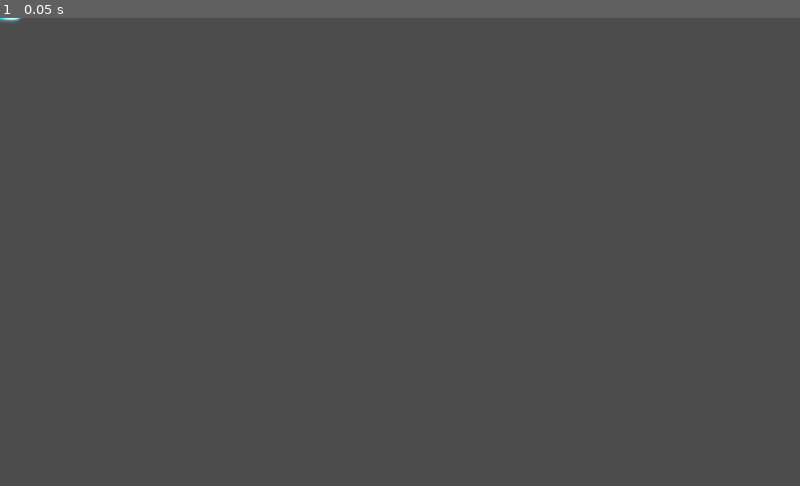
Above: before the commit, frame 1.
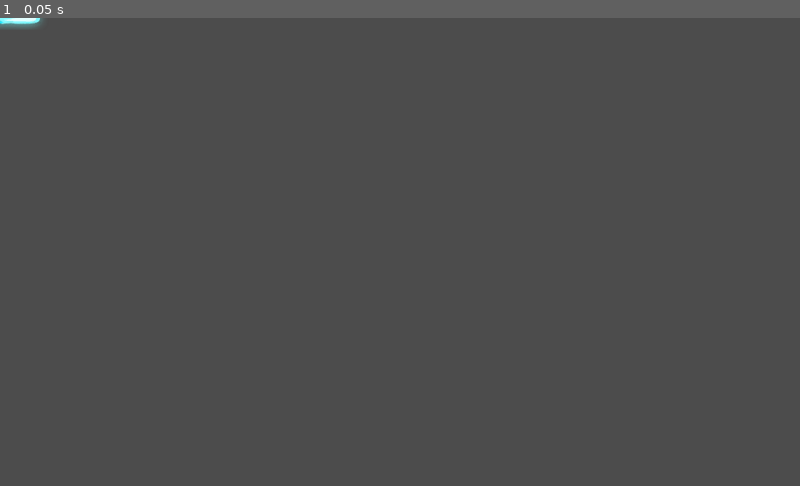
Above: after the commit, the same moment.

Repository: Safe-io/ServerAndClient
Game: Godot game, scene res://Scenes/PeashooterBullet.tscn
The game is run twice, just before and just after one commit, with the same random seed, the same clock (stepped at 60 frames per second) and the same inputs. This scene is started directly instead of the project's main scene.
Inputs:
- Up to frame 1 (0.05 s): no input

The runs differ from the first frame. In frame 1, 0.1% of the frame differs, in the area x 0-6%, y 0-3%.

Commit message:
feat: performance testing

Diff:
--- a/Client/Scenes/Main.tscn
+++ b/Client/Scenes/Main.tscn
@@ -7,3 +7,6 @@
 script = ExtResource( 2 )
 
 [node name="Player" parent="." instance=ExtResource( 1 )]
+__meta__ = {
+"_edit_group_": true
+}
--- a/Client/Scenes/PeashooterBullet.tscn
+++ b/Client/Scenes/PeashooterBullet.tscn
@@ -3,23 +3,20 @@
 [ext_resource path="res://Assets/Images/PC Computer - Cuphead Dont Deal With the Devil - Peashooter.png" type="Texture" id=1]
 [ext_resource path="res://Scripts/PeashooterBullet.gd" type="Script" id=2]
 
-[sub_resource type="CapsuleShape2D" id=1]
-height = 82.0
+[sub_resource type="RectangleShape2D" id=1]
+extents = Vector2( 58, 10 )
 
-[node name="Node2D" type="Node2D"]
-scale = Vector2( 0.5, 0.5 )
+[node name="Area2D" type="Area2D"]
 script = ExtResource( 2 )
 __meta__ = {
 "_edit_group_": true
 }
 
-[node name="Area2D" type="Area2D" parent="."]
-
-[node name="CollisionShape2D" type="CollisionShape2D" parent="Area2D"]
-rotation = 1.5708
+[node name="CollisionShape2D" type="CollisionShape2D" parent="."]
+position = Vector2( -4, 0 )
 shape = SubResource( 1 )
 
-[node name="Sprite" type="Sprite" parent="Area2D"]
+[node name="Sprite" type="Sprite" parent="."]
 texture = ExtResource( 1 )
 region_enabled = true
-region_rect = Rect2( 910, 110, 116, 30 )
+region_rect = Rect2( 774, 110, 126, 30 )
--- a/Client/Scenes/Player.tscn
+++ b/Client/Scenes/Player.tscn
@@ -8,11 +8,7 @@
 radius = 42.9588
 
 [node name="Player" type="KinematicBody2D"]
-position = Vector2( 321.9, 159 )
 script = ExtResource( 1 )
-__meta__ = {
-"_edit_group_": true
-}
 
 [node name="CollisionShape2D" type="CollisionShape2D" parent="."]
 position = Vector2( 1, -1.5 )
--- a/Client/Scripts/PeashooterBullet.gd
+++ b/Client/Scripts/PeashooterBullet.gd
@@ -1,5 +1,17 @@
-extends Node2D
+extends Area2D
+
+export (int) var speed = 15
+
+var direction := Vector2.ZERO
 
 
-func _ready():
-	pass # Replace with function body.
+
+func _physics_process(delta: float)-> void:
+	if direction != Vector2.ZERO:
+		var velocity = direction * speed
+
+		global_position += velocity
+
+func set_direction(direction: Vector2):
+	self.direction = direction
+	rotation = direction.angle()
--- a/Client/Scripts/Player.gd
+++ b/Client/Scripts/Player.gd
@@ -20,8 +20,11 @@
 #
 func shoot():
 	var bullet_instance = peashooter_bullet.instance()
-	add_child(bullet_instance)
-	bullet_instance.position = end_of_the_hand.position
+	get_parent().add_child(bullet_instance)
+	bullet_instance.global_position = end_of_the_hand.global_position
+	var bullet_target = get_global_mouse_position()
+	var direction_to_mouse = bullet_instance.global_position.direction_to(bullet_target).normalized()
+	bullet_instance.set_direction(direction_to_mouse)
 
 func get_input():
 	get_tree().root.get_child(0).send_player_position()
Not shown, changed: Client/Builds/Client.pck
Not shown, added: Client/Builds/Client.x86_64
Not shown, changed: Server/server.js
